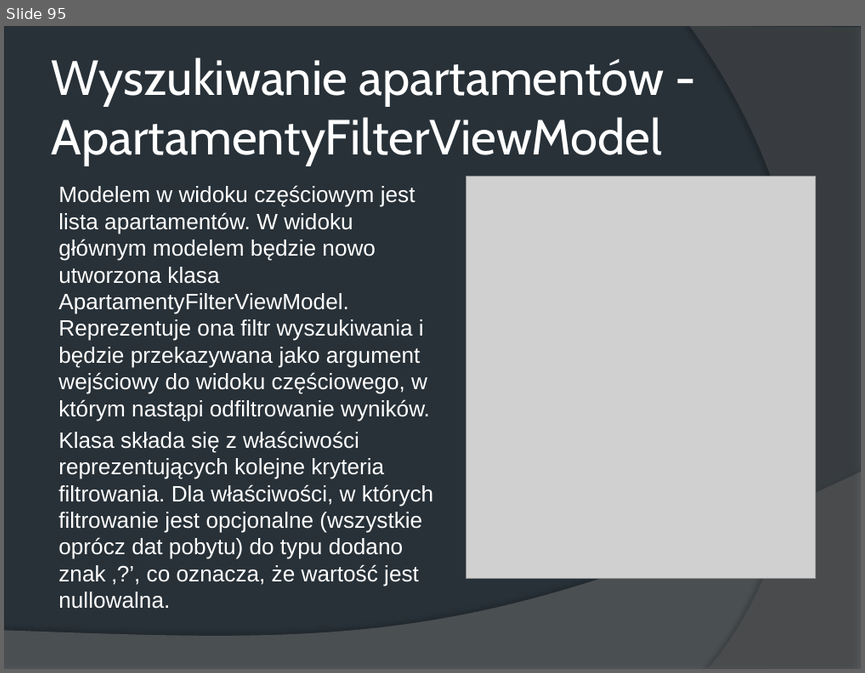
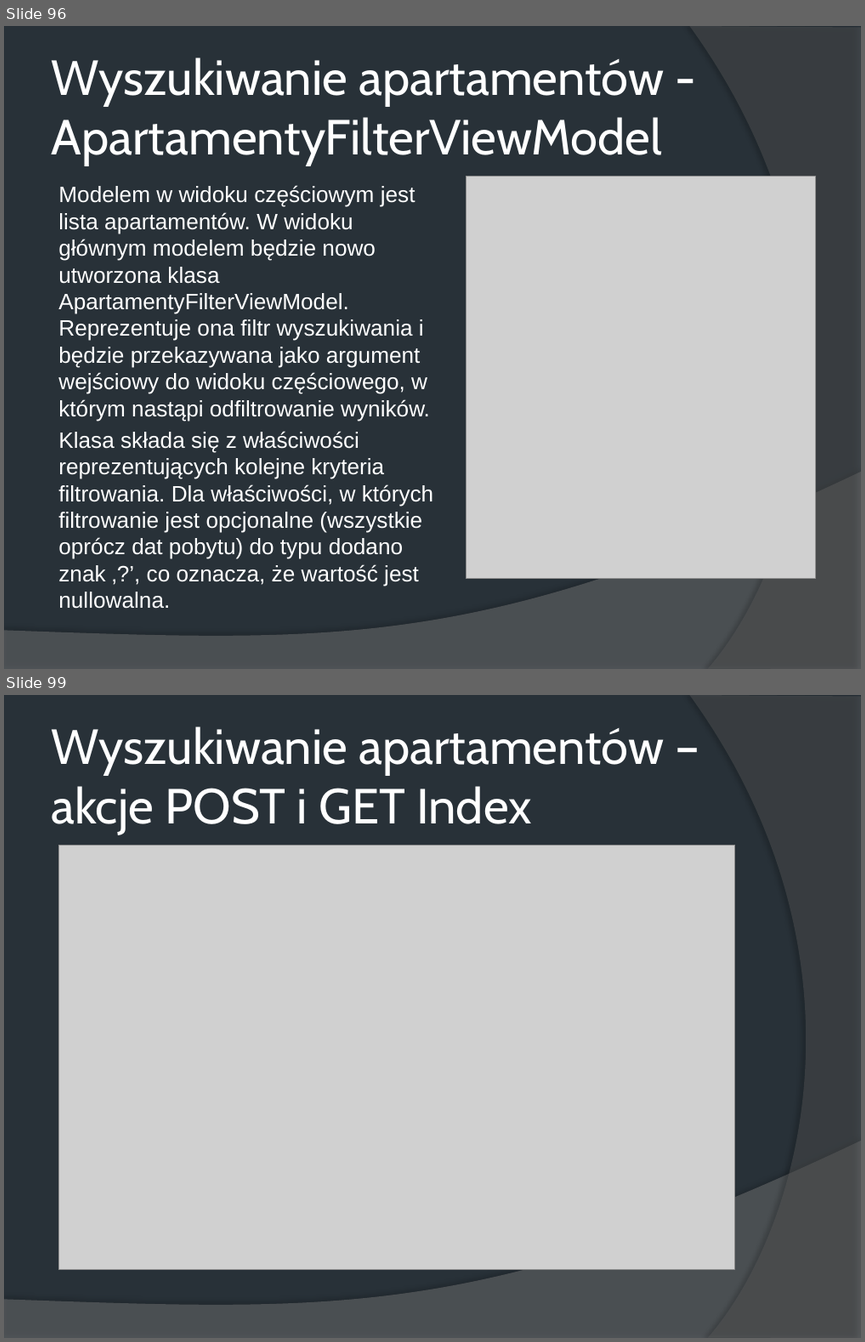
Before and after one commit to wiwlm/HotelMVC, a slide deck: Aplikacje MVC.pptx. Shown one above the other, each under a label of ours: slide 95 before the commit, slides 96 and 99 after it; the slides between them are not shown. The pictures are 865x673 and 865x1342 pixels, drawn with LibreOffice and Linux fonts; fonts in the diff are those of the drawing; grey boxes stand for pictures. Boxes give left, top, right and bottom in pixels: in the first picture for what was removed or moved away, otherwise in the second. Text is boxed around its words. In the diff, an @@ line names an element or a change of style, - is before the commit and + after.

Commit message:
Rezerwacja apartamentów

```diff
--- a/Aplikacje MVC.pptx
+++ b/Aplikacje MVC.pptx
@@ slide 99 added at (4, 695, 861, 1338), background #283138; not listed: 2 template elements that a slide beside it also shows @@
@@ title added at (51, 726, 664, 834), 41.4 pt, text #FFFFFF @@
+Wyszukiwanie apartamentów – akcje POST i GET Index
@@ picture added at (59, 845, 735, 1269) @@
@@ what was slide 95 is now slide 96 @@
```
Also in this commit, not shown: 7 slides changed, 18 other slides added, 1 slide removed, 16 other files.
